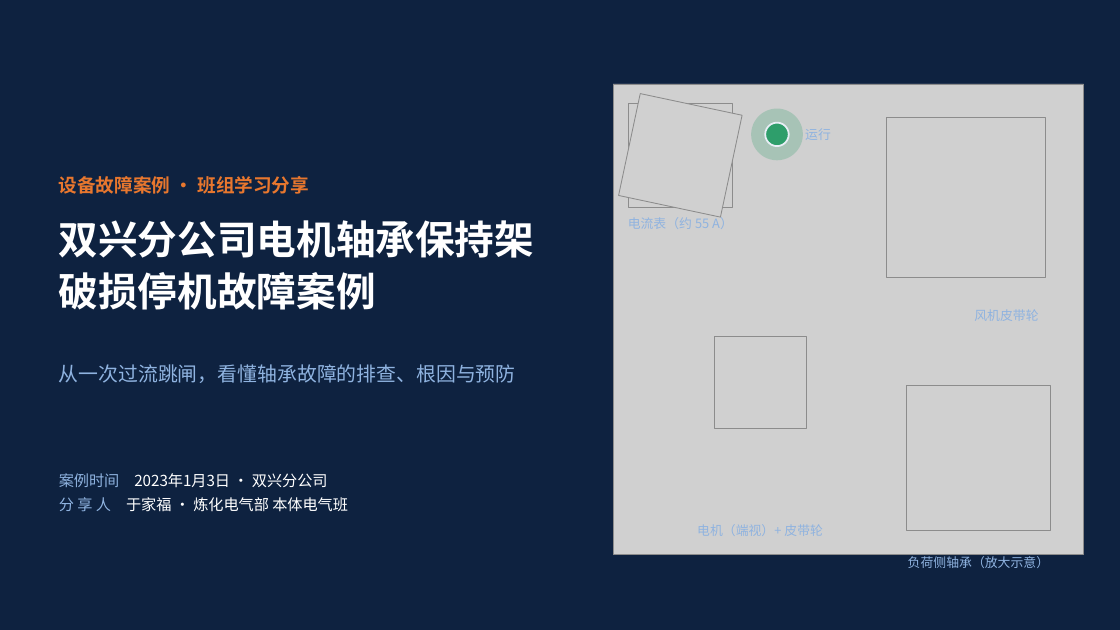
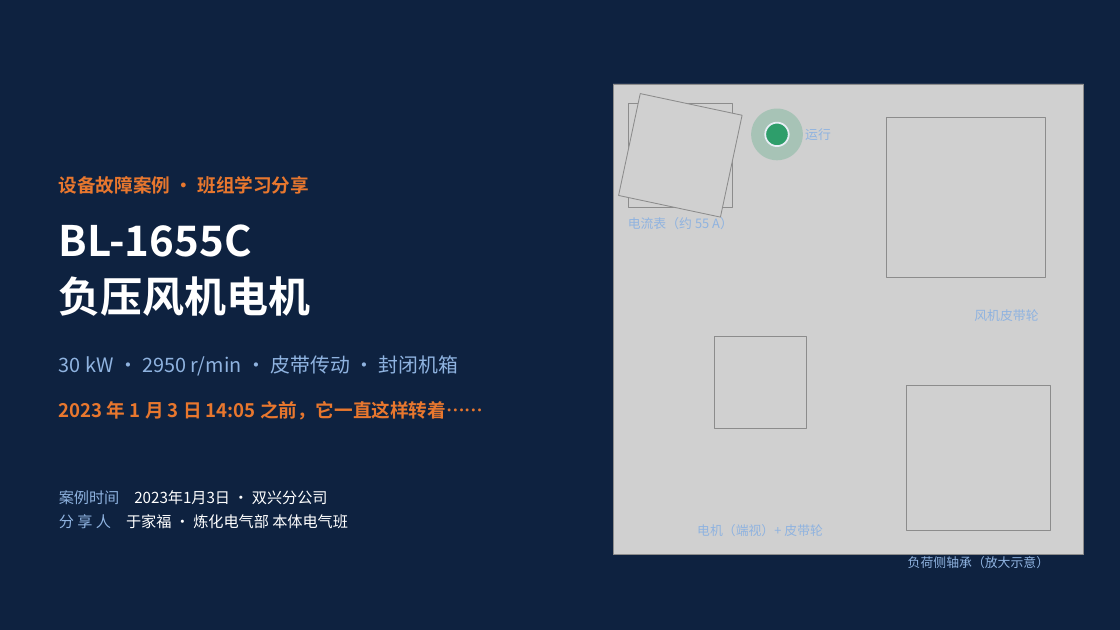
Before and after one commit to tdhvfrtz2r-netizen/YUGAFU, a slide deck: slide 2 of bearing_case_v2/out/bearing_case_v2.pptx (slide 1 before the commit). Drawn at 1120x630 pixels with LibreOffice and Linux fonts; fonts in the diff are those of the drawing; grey boxes stand for pictures; background and template pictures are left out. Boxes give left, top, right and bottom in pixels: in the first picture for what was removed or moved away, otherwise in the second. Text is boxed around its words. In the diff, an @@ line names an element or a change of style, - is before the commit and + after.

```diff
--- a/bearing_case_v2/out/bearing_case_v2.pptx
+++ b/bearing_case_v2/out/bearing_case_v2.pptx
@@ text at (x1=59, y1=224, x2=311, y2=316): text changed; size 34 to 36 pt @@
-双兴分公司电机轴承保持架
-破损停机故障案例
+BL-1655C
+负压风机电机
@@ text at (x1=59, y1=355, x2=458, y2=376): text changed @@
-从一次过流跳闸，看懂轴承故障的排查、根因与预防
+30 kW · 2950 r/min · 皮带传动 · 封闭机箱
@@ text added at (x1=59, y1=401, x2=483, y2=420), 16 pt, text #E8772E, bold @@
+2023 年 1 月 3 日 14:05 之前，它一直这样转着……
@@ text "案例时间 2023年1月3日 · 双兴分公司" moved from (x1=59, y1=473, x2=348, y2=512) to (x1=59, y1=490, x2=348, y2=529) @@
```
Also in this commit, not shown: 8 other slides changed, 1 slide added, 11 other files.
